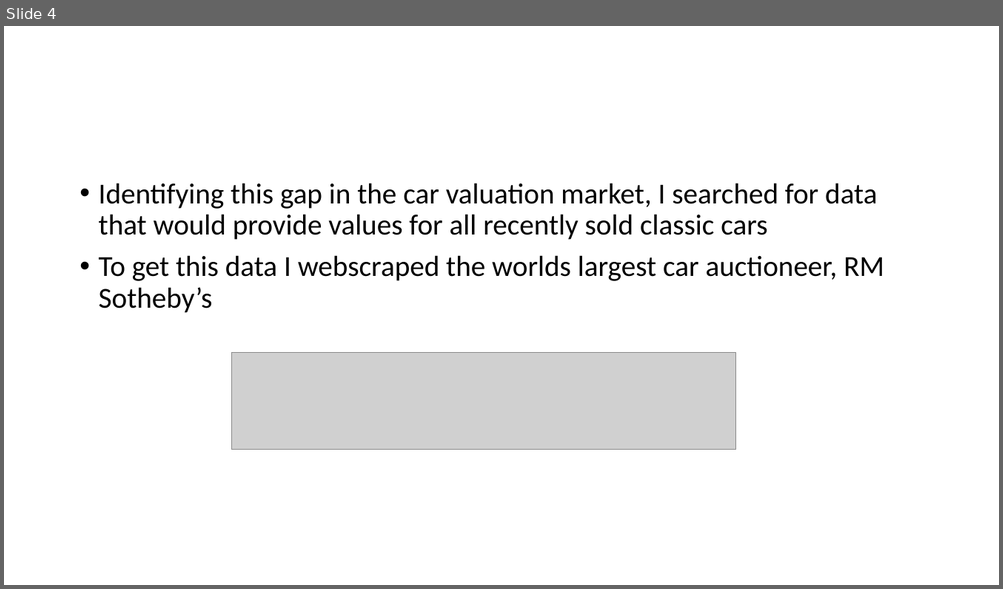
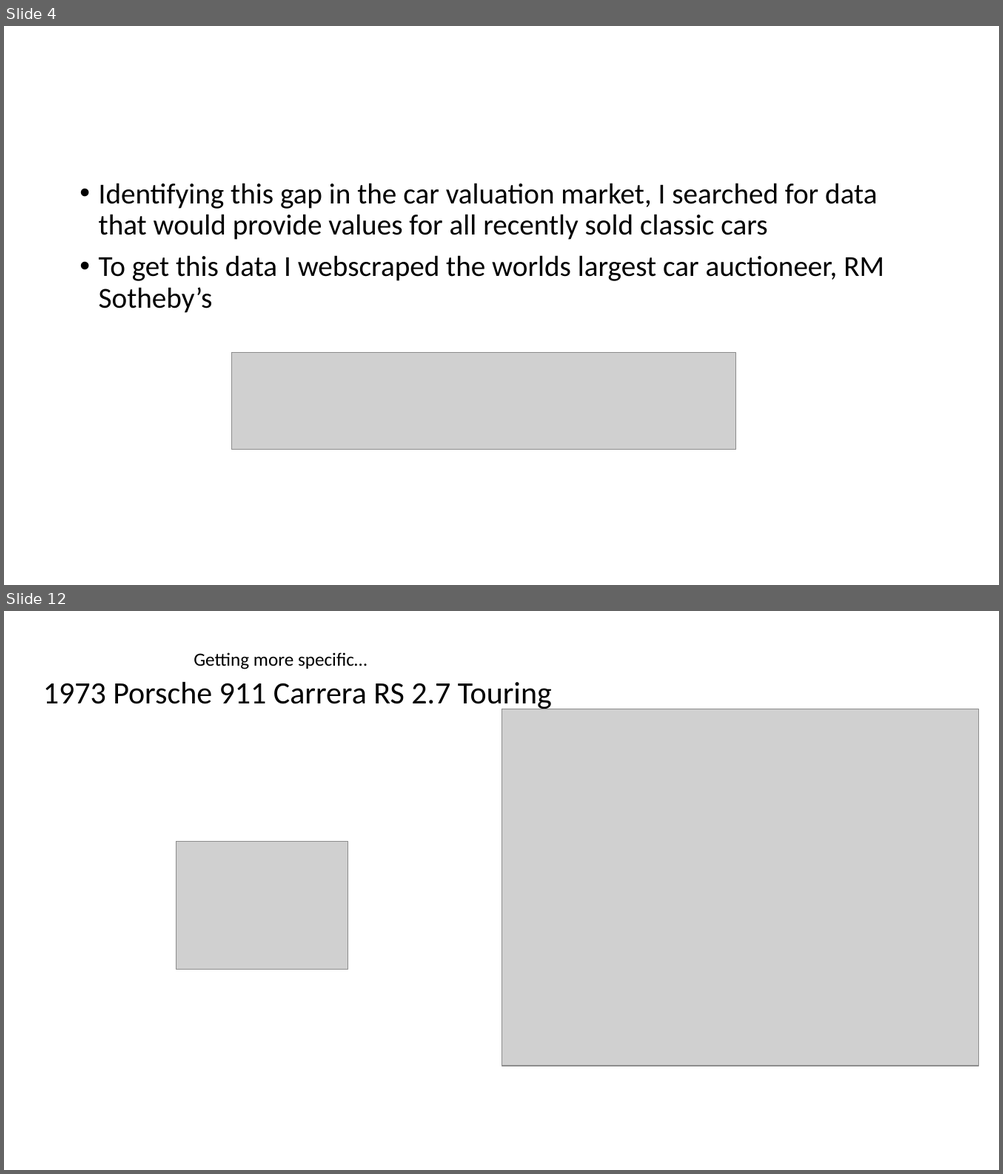
Before and after one commit to tonypennoyer/python_project, a slide deck: Tony_Pennoyer_Python_Proj_Presentation.pptx. Shown one above the other, each under a label of ours: slide 4 before the commit, slides 4 and 12 after it; the slides between them are not shown. The pictures are 1003x589 and 1003x1174 pixels, drawn with LibreOffice and Linux fonts; fonts in the diff are those of the drawing; grey boxes stand for pictures. Boxes give left, top, right and bottom in pixels: in the first picture for what was removed or moved away, otherwise in the second. Text is boxed around its words. In the diff, an @@ line names an element or a change of style, - is before the commit and + after.

```diff
--- a/Tony_Pennoyer_Python_Proj_Presentation.pptx
+++ b/Tony_Pennoyer_Python_Proj_Presentation.pptx
@@ slide 12 added at (4, 611, 999, 1170), background #FFFFFF @@
@@ text added at (193, 652, 367, 669), 18 pt, text #000000 @@
+Getting more specific…
@@ title added at (43, 682, 552, 711), 30 pt, text #000000 @@
+1973 Porsche 911 Carrera RS 2.7 Touring
@@ picture added at (502, 709, 979, 1066) @@
@@ picture added at (176, 842, 347, 970) @@
```
Also in this commit, not shown: 6 slides changed, 15 other slides added, 4 slides removed, 1 other file.
